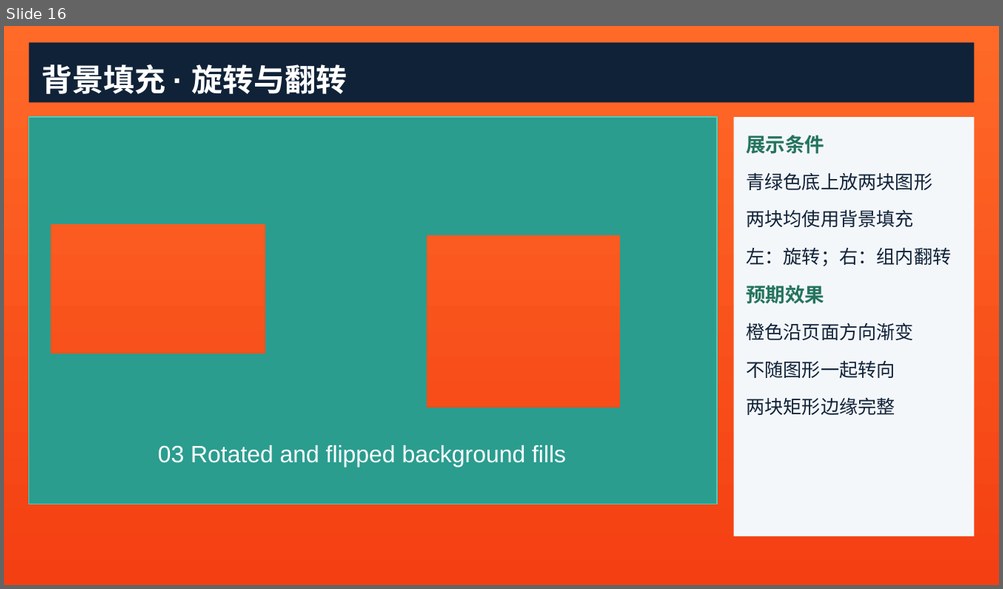
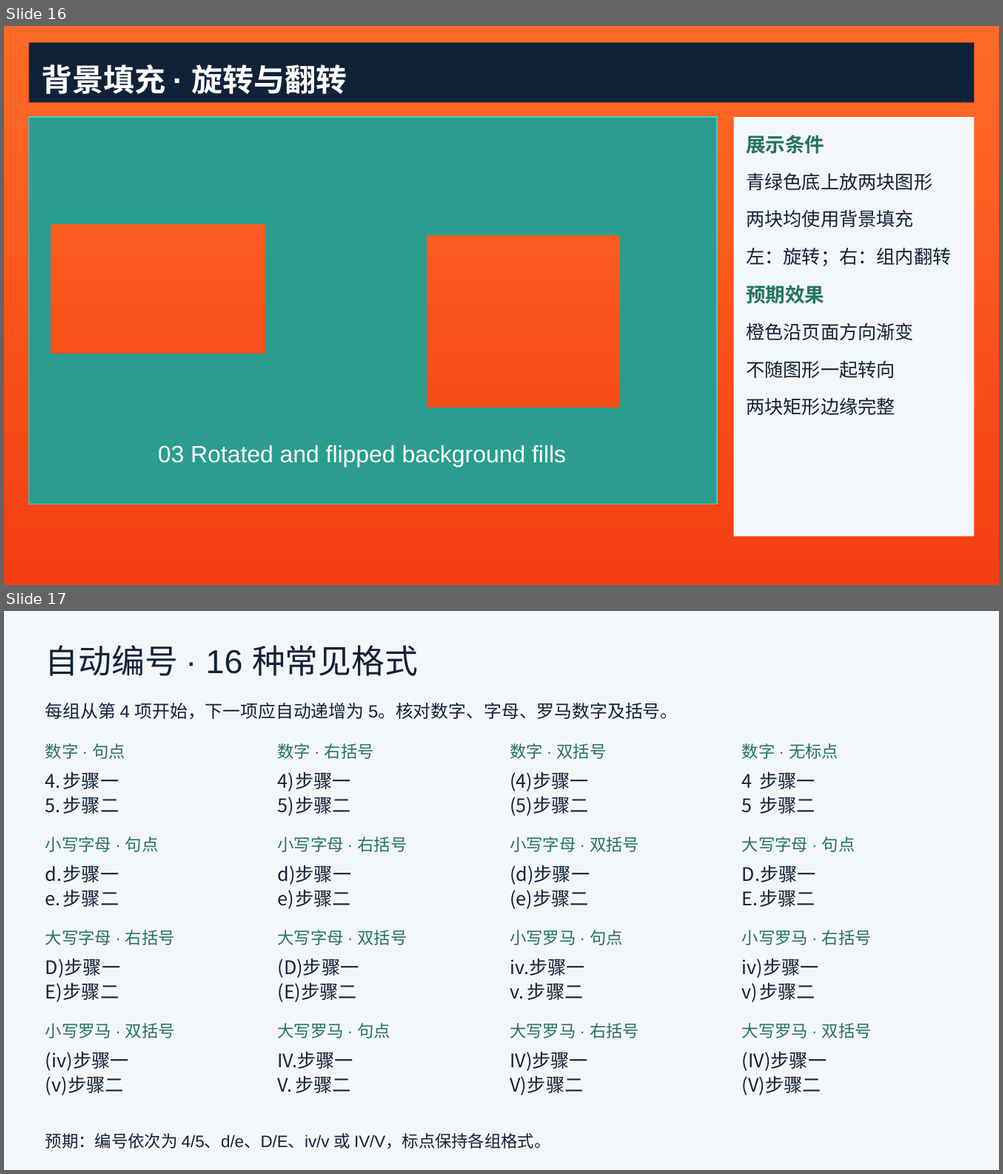
Before and after one commit to donglua/JZOfficeAndroid, a slide deck: demo/src/main/assets/samples/sample.pptx. Shown one above the other, each under a label of ours: slide 16 before the commit, slides 16 and 17 after it. The pictures are 1003x589 and 1003x1174 pixels, drawn with LibreOffice and Linux fonts; fonts in the diff are those of the drawing. Boxes give left, top, right and bottom in pixels: in the first picture for what was removed or moved away, otherwise in the second. Text is boxed around its words. In the diff, an @@ line names an element or a change of style, - is before the commit and + after.

```diff
--- a/demo/src/main/assets/samples/sample.pptx
+++ b/demo/src/main/assets/samples/sample.pptx
@@ slide 17 added at box(4, 611, 999, 1170), background #F4F7FA @@
@@ group added at box(45, 645, 871, 1149): 35 texts @@
+自动编号 · 16 种常见格式
+每组从第 4 项开始，下一项应自动递增为 5。核对数字、字母、罗马数字及括号。
+数字 · 句点
+4. 步骤一
+5. 步骤二
+数字 · 右括号
+4) 步骤一
+5) 步骤二
+数字 · 双括号
+(4) 步骤一
+(5) 步骤二
+数字 · 无标点
+4 步骤一
+5 步骤二
+小写字母 · 句点
+d. 步骤一
+e. 步骤二
+小写字母 · 右括号
+d) 步骤一
+e) 步骤二
+小写字母 · 双括号
+(d) 步骤一
+(e) 步骤二
+大写字母 · 句点
+D. 步骤一
+E. 步骤二
+大写字母 · 右括号
+D) 步骤一
+E) 步骤二
+大写字母 · 双括号
+4. 步骤一
+5. 步骤二
+小写罗马 · 句点
+iv. 步骤一
+v. 步骤二
+小写罗马 · 右括号
+iv) 步骤一
+v) 步骤二
+小写罗马 · 双括号
+(iv) 步骤一
+(v) 步骤二
+大写罗马 · 句点
+IV. 步骤一
+V. 步骤二
+大写罗马 · 右括号
+4. 步骤一
+5. 步骤二
+大写罗马 · 双括号
+4. 步骤一
+5. 步骤二
+预期：编号依次为 4/5、d/e、D/E、iv/v 或 IV/V，标点保持各组格式。
```
Also in this commit, not shown: 1 slide changed, 1 other slide added, 12 other files.
